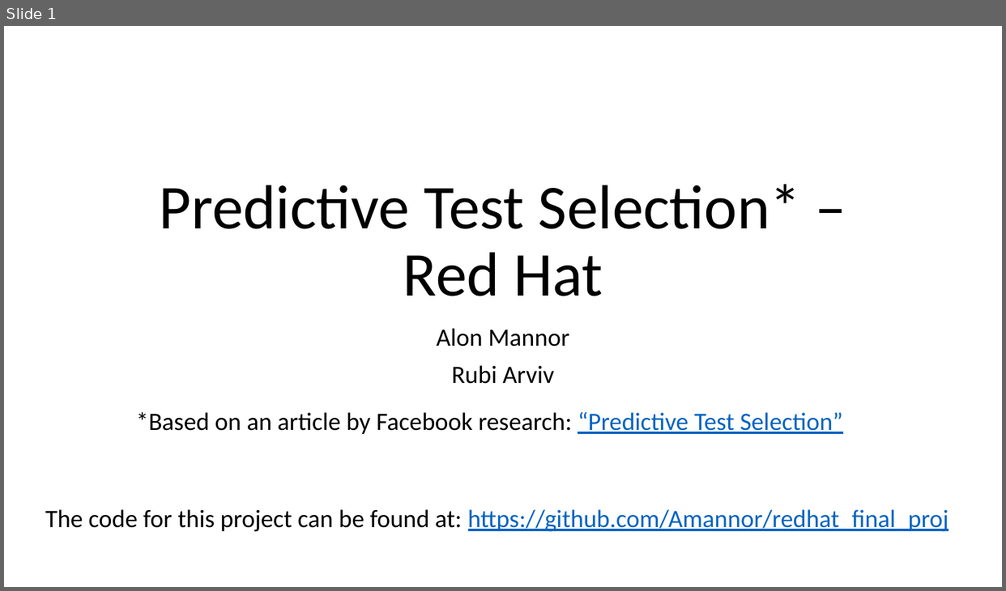
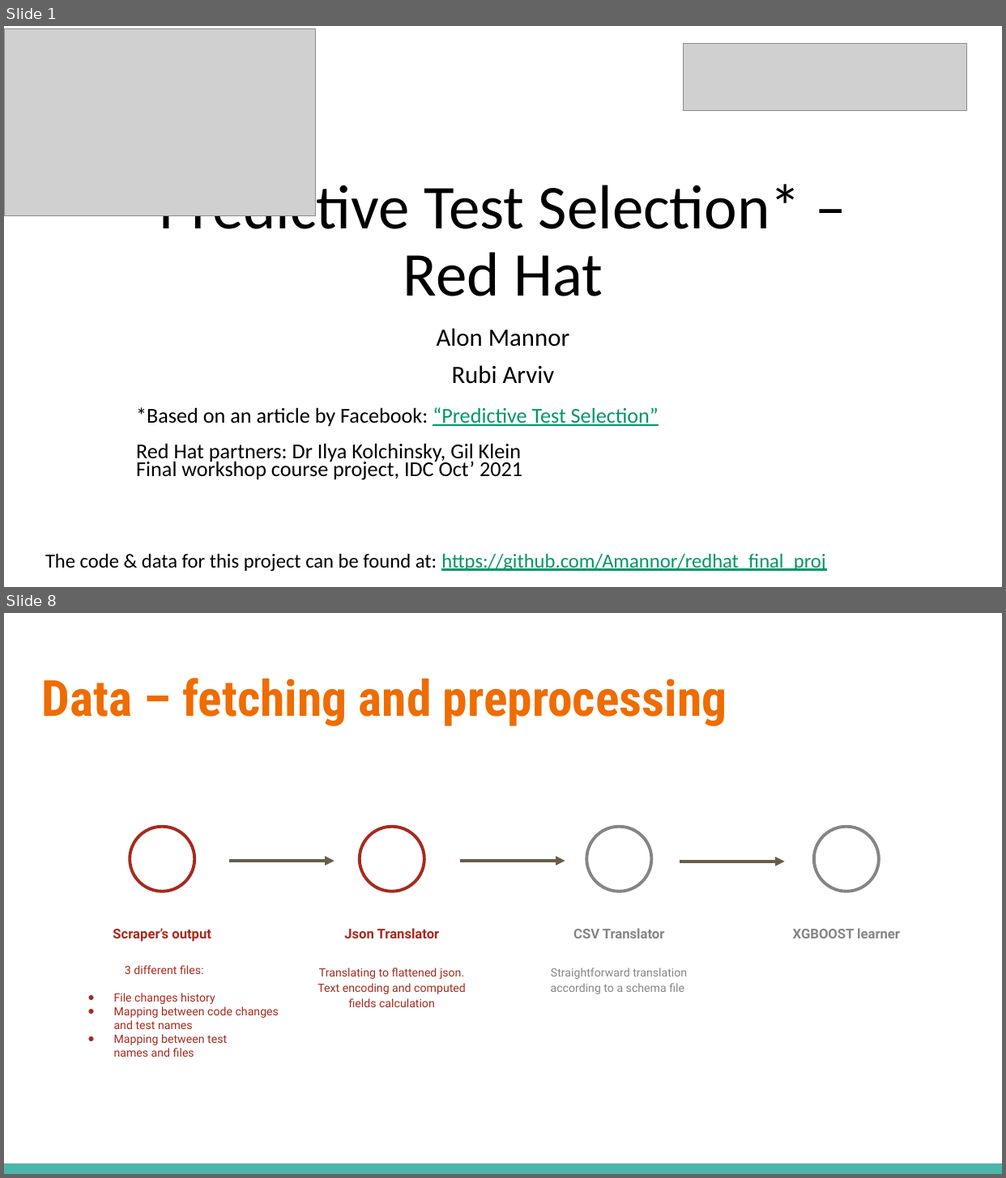
Before and after one commit to Amannor/redhat_final_proj, a slide deck: presentation/Demo_day_redhat_alon_rubi.pptx. Shown one above the other, each under a label of ours: slide 1 before the commit, slides 1 and 8 after it; the slides between them are not shown. The pictures are 1006x591 and 1006x1178 pixels, drawn with LibreOffice and Linux fonts; fonts in the diff are those of the drawing; grey boxes stand for pictures. Boxes give left, top, right and bottom in pixels: in the first picture for what was removed or moved away, otherwise in the second. Text is boxed around its words. In the diff, an @@ line names an element or a change of style, - is before the commit and + after.

```diff
--- a/presentation/Demo_day_redhat_alon_rubi.pptx
+++ b/presentation/Demo_day_redhat_alon_rubi.pptx
@@ slide 8 added at (4, 613, 1002, 1174), background #FFFFFF @@
@@ title added at (42, 678, 727, 726), 48 pt, text #EF6C00, bold @@
+Data – fetching and preprocessing
@@ ellipse added at (130, 826, 195, 892), outline #A72A1E 3 pt @@
@@ ellipse added at (360, 826, 424, 892), outline #A72A1E 3 pt @@
@@ ellipse added at (586, 826, 651, 892), outline #858585 3 pt @@
@@ ellipse added at (814, 826, 879, 892), outline #858585 3 pt @@
@@ arrow added from (229, 861) to (334, 861), #695D46 3 pt @@
@@ arrow added from (460, 861) to (565, 861), #695D46 3 pt @@
@@ arrow added from (680, 862) to (785, 862), #695D46 3 pt @@
@@ text added at (113, 928, 211, 942), 13 pt, text #A72A1E, bold @@
+Scraper’s output
@@ text added at (344, 928, 440, 939), 13 pt, text #A72A1E, bold @@
+Json Translator
@@ text added at (573, 928, 665, 939), 13 pt, text #858585, bold @@
+CSV Translator
@@ text added at (793, 928, 900, 939), 13 pt, text #858585, bold @@
+XGBOOST learner
@@ text added at (114, 965, 279, 1057), 11 pt, text #A72A1E @@
+3 different files:
+● File changes history
+● Mapping between code changes
+and test names
+● Mapping between test
+names and files
@@ text added at (317, 968, 466, 1007), 11 pt, text #A72A1E @@
+Translating to flattened json.
+Text encoding and computed fields calculation
@@ text added at (551, 968, 687, 995), 11 pt, text #858585 @@
+Straightforward translation according to a schema file
@@ rectangle added at (4, 1164, 1002, 1174), fill #4DB6AC @@
@@ slide 1 changed as well @@
@@ picture added at (4, 29, 316, 216) @@
@@ picture added at (684, 43, 967, 110) @@
@@ title "Predictive Test Selection* – Red ..." rewrapped from (159, 184, 801, 297) to (159, 177, 801, 297) @@
@@ text at (136, 408, 658, 480): text changed; size 24 to 20.4 pt @@
-*Based on an article by Facebook research: “Predictive Test Selection”
+*Based on an article by Facebook: “Predictive Test Selection”
+Red Hat partners: Dr Ilya Kolchinsky, Gil Klein
+Final workshop course project, IDC Oct’ 2021
@@ text at (45, 554, 825, 572): text changed; size 24 to 19.2 pt; text colour #0563C1 to #009668 @@
-The code for this project can be found at: https://github.com/Amannor/redhat_final_proj
+The code & data for this project can be found at: https://github.com/Amannor/redhat_final_proj
```
Also in this commit, not shown: 4 other slides changed, 9 other slides added, 5 slides removed.
